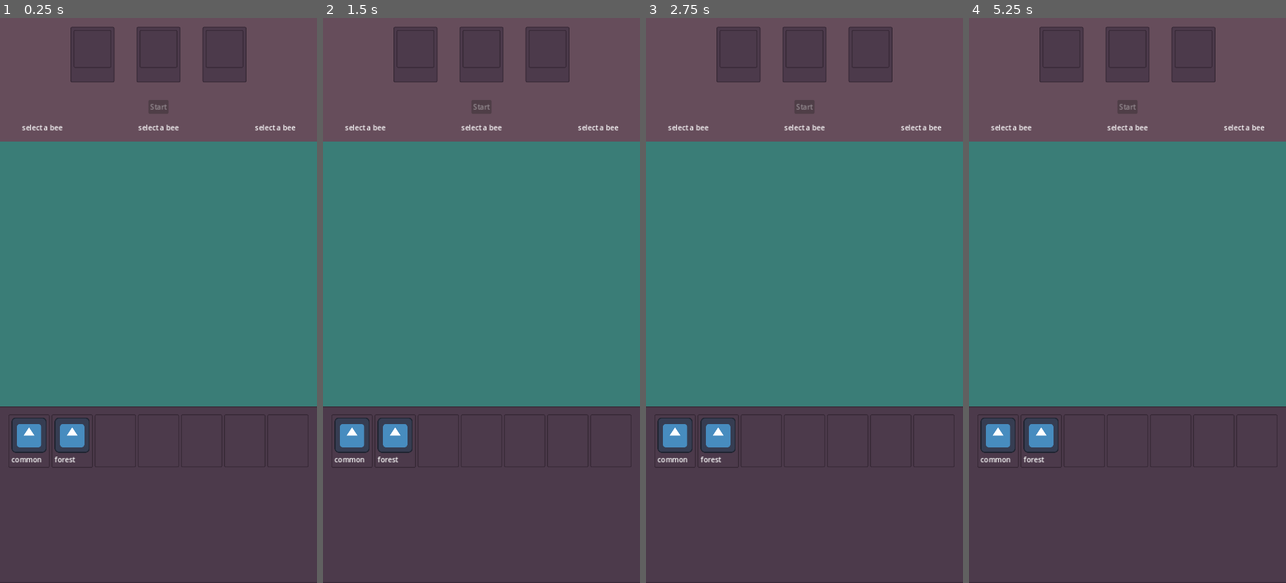
Above: before the commit, frames 1-4 (left to right).
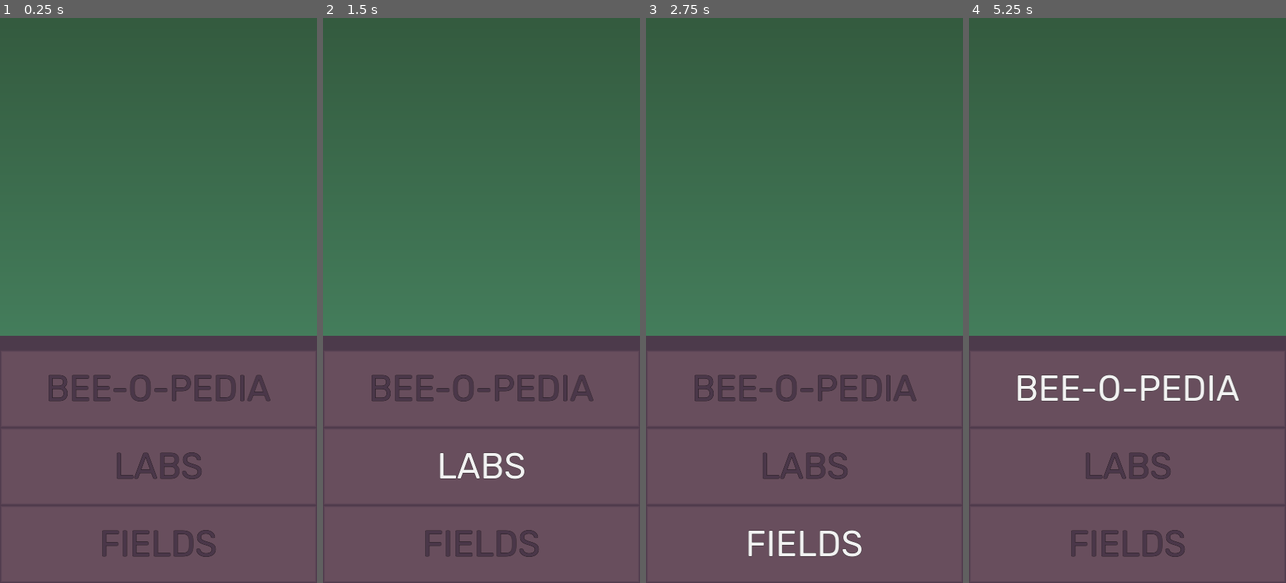
Above: after the commit, the same moments.

Repository: lesteenman/project-bees
Game: Godot game, scene res://game/scenes/main.tscn
The game is run twice, just before and just after one commit, with the same random seed, the same clock (stepped at 60 frames per second) and the same inputs.
Inputs (mouse positions are in pixels of both pictures, inside the frame that each line leads up to):
- Up to frame 1 (0.25 s): no input
- Up to frame 2 (1.5 s): click (481, 390) at 0.5 s, where only the run after the commit has a clickable "BEE-O-PEDIA"; click (481, 464) at 1.25 s, where only the run after the commit has a clickable "LABS"
- Up to frame 3 (2.75 s): click (804, 543) at 2 s, where only the run after the commit has a clickable "FIELDS"
- Up to frame 4 (5.25 s): click (1127, 390) at 2.75 s, where only the run after the commit has a clickable "BEE-O-PEDIA"; click (1127, 464) at 3.5 s, where only the run after the commit has a clickable "LABS"; click (1127, 543) at 4.25 s, where only the run after the commit has a clickable "FIELDS"; click (1127, 390) at 5 s, where only the run after the commit has a clickable "BEE-O-PEDIA"

The runs differ from the first frame. In frame 1, 97% of the frame differs, in the area x 0-100%, y 0-100%; in frame 2, 97%; in frame 3, 97%; in frame 4, 97%.

Commit message:
Basic main menu, very simplistic bee sprites

Diff:
--- /dev/null
+++ b/game/assets/styles/base_theme.tres
@@ -0,0 +1,6 @@
+[gd_resource type="Theme" load_steps=2 format=3 uid="uid://d15kfcgl26a1r"]
+
+[ext_resource type="FontFile" uid="uid://cqbefwn67lb7a" path="res://game/assets/fonts/Rubik-Regular.ttf" id="1_4ofj0"]
+
+[resource]
+Button/fonts/font = ExtResource("1_4ofj0")
--- /dev/null
+++ b/game/assets/styles/main_menu_button_panel.tres
@@ -0,0 +1,13 @@
+[gd_resource type="StyleBoxFlat" format=3 uid="uid://b4jaodinptk7b"]
+
+[resource]
+content_margin_top = 40.0
+content_margin_bottom = 40.0
+bg_color = Color(0.407843, 0.305882, 0.364706, 1)
+border_width_left = 5
+border_width_top = 5
+border_width_right = 5
+border_width_bottom = 5
+border_color = Color(0.290196, 0.215686, 0.286275, 1)
+border_blend = true
+anti_aliasing = false
--- /dev/null
+++ b/game/assets/styles/main_menu_buttons.tres
@@ -0,0 +1,15 @@
+[gd_resource type="Theme" load_steps=3 format=3 uid="uid://dti8rlkl30lkp"]
+
+[ext_resource type="FontFile" uid="uid://cqbefwn67lb7a" path="res://game/assets/fonts/Rubik-Regular.ttf" id="1_cnajo"]
+[ext_resource type="StyleBox" uid="uid://b4jaodinptk7b" path="res://game/assets/styles/main_menu_button_panel.tres" id="2_mr7pd"]
+
+[resource]
+default_font_size = 80
+Button/colors/font_color = Color(0.290196, 0.215686, 0.286275, 1)
+Button/colors/font_outline_color = Color(0, 0, 0, 1)
+Button/constants/outline_size = 2
+Button/fonts/font = ExtResource("1_cnajo")
+Button/styles/focus = ExtResource("2_mr7pd")
+Button/styles/hover = ExtResource("2_mr7pd")
+Button/styles/normal = ExtResource("2_mr7pd")
+Button/styles/pressed = ExtResource("2_mr7pd")
--- /dev/null
+++ b/game/scenes/bee.gd
@@ -0,0 +1,49 @@
+extends CenterContainer
+
+@onready var texture_head_outline: TextureRect = %HeadOutline
+@onready var texture_body_outline: TextureRect = %BodyOutline
+@onready var texture_wings_outline: TextureRect = %WingsOutline
+@onready var texture_color_1: TextureRect = %Color1
+@onready var texture_color_2: TextureRect = %Color2
+@onready var crown: TextureRect = %Crown
+
+
+@export var color_1: Color:
+	set(value):
+		color_1 = value
+		if not is_node_ready():
+			await ready
+
+		update_sprite()
+
+@export var color_2: Color:
+	set(value):
+		color_2 = value
+		if not is_node_ready():
+			await ready
+
+		update_sprite()
+
+@export var color_outline: Color:
+	set(value):
+		color_outline = value
+		if not is_node_ready():
+			await ready
+
+		update_sprite()
+
+@export var show_crown: bool:
+	set(value):
+		show_crown = value
+		if not is_node_ready():
+			await ready
+
+		update_sprite()
+
+func update_sprite():
+	texture_body_outline.modulate = color_outline
+	texture_head_outline.modulate = color_outline
+	texture_wings_outline.modulate = color_outline
+	texture_color_1.modulate = color_1
+	texture_color_2.modulate = color_2
+	crown.modulate = Color(1, 1, 1, 1) if show_crown else Color(1, 1, 1, 0)
--- /dev/null
+++ b/game/scenes/bee.tscn
@@ -0,0 +1,53 @@
+[gd_scene load_steps=10 format=3 uid="uid://dr7cgc0643w3o"]
+
+[ext_resource type="Script" path="res://game/scenes/bee.gd" id="1_iqxjb"]
+[ext_resource type="Texture2D" uid="uid://3p1ry810rlfd" path="res://game/assets/bees/sample/outline_body.png" id="1_s3gky"]
+[ext_resource type="Texture2D" uid="uid://cg1tw1yheshty" path="res://game/assets/bees/sample/outline_head.png" id="2_de02u"]
+[ext_resource type="Texture2D" uid="uid://qtibrlo1am4t" path="res://game/assets/bees/sample/color_1.png" id="4_akhes"]
+[ext_resource type="Texture2D" uid="uid://bm781415jhj4x" path="res://game/assets/bees/sample/outline_wings.png" id="4_j6leu"]
+[ext_resource type="Texture2D" uid="uid://cxvs3sehct8wf" path="res://game/assets/bees/sample/color_2.png" id="5_svufa"]
+[ext_resource type="Texture2D" uid="uid://cp1qhimbdjptw" path="res://game/assets/bees/sample/wings.png" id="7_vqx4m"]
+[ext_resource type="Texture2D" uid="uid://ctng0v682noi8" path="res://game/assets/bees/sample/legs.png" id="8_a2mja"]
+[ext_resource type="Texture2D" uid="uid://dpfodsdt0vgkv" path="res://game/assets/bees/sample/crown.png" id="9_11ycf"]
+
+[node name="Bee" type="CenterContainer"]
+custom_minimum_size = Vector2(64, 64)
+script = ExtResource("1_iqxjb")
+
+[node name="BodyOutline" type="TextureRect" parent="."]
+unique_name_in_owner = true
+layout_mode = 2
+texture = ExtResource("1_s3gky")
+
+[node name="HeadOutline" type="TextureRect" parent="."]
+unique_name_in_owner = true
+layout_mode = 2
+texture = ExtResource("2_de02u")
+
+[node name="WingsOutline" type="TextureRect" parent="."]
+unique_name_in_owner = true
+layout_mode = 2
+texture = ExtResource("4_j6leu")
+
+[node name="Color1" type="TextureRect" parent="."]
+unique_name_in_owner = true
+layout_mode = 2
+texture = ExtResource("4_akhes")
+
+[node name="Color2" type="TextureRect" parent="."]
+unique_name_in_owner = true
+layout_mode = 2
+texture = ExtResource("5_svufa")
+
+[node name="Wings" type="TextureRect" parent="."]
+layout_mode = 2
+texture = ExtResource("7_vqx4m")
+
+[node name="Legs" type="TextureRect" parent="."]
+layout_mode = 2
+texture = ExtResource("8_a2mja")
+
+[node name="Crown" type="TextureRect" parent="."]
+unique_name_in_owner = true
+layout_mode = 2
+texture = ExtResource("9_11ycf")
--- a/game/scenes/lab/BeeLab.gd
+++ b/game/scenes/lab/BeeLab.gd
@@ -17,9 +17,9 @@
 var inventory_handler
 
 @onready var start_button: Button = %StartButton
-@onready var bee_slot_1: PanelContainer = %BeeSlot1
-@onready var bee_slot_result: PanelContainer = %BeeSlotResult
-@onready var bee_slot_2: PanelContainer = %BeeSlot2
+@onready var bee_slot_1: Container = %BeeSlot1
+@onready var bee_slot_result: Container = %BeeSlotResult
+@onready var bee_slot_2: Container = %BeeSlot2
 
 @onready var bee_1_details: Label = %Bee1Details
 @onready var bee_2_details: Label = %Bee2Details
--- a/game/scenes/lab/BeeSlot.tscn
+++ b/game/scenes/lab/BeeSlot.tscn
@@ -3,11 +3,10 @@
 [ext_resource type="StyleBox" uid="uid://blbrn3ysdnjqv" path="res://game/assets/styles/BorderedLightWood.tres" id="1_bb4s3"]
 [ext_resource type="Script" path="res://game/scenes/storage/InventorySlot.gd" id="2_vfsag"]
 
-[node name="BeeSlot" type="PanelContainer"]
+[node name="BeeSlot" type="MarginContainer"]
 custom_minimum_size = Vector2(80, 80)
 size_flags_horizontal = 4
 size_flags_vertical = 4
-theme_override_styles/panel = ExtResource("1_bb4s3")
 script = ExtResource("2_vfsag")
 metadata/_edit_group_ = true
 
@@ -41,5 +40,3 @@
 [node name="BeeLabel" type="Label" parent="MarginContainer/VBoxContainer"]
 unique_name_in_owner = true
 layout_mode = 2
-
-[connection signal="gui_input" from="MarginContainer" to="." method="_on_margin_container_gui_input"]
--- a/game/scenes/main.gd
+++ b/game/scenes/main.gd
@@ -1,7 +1,10 @@
 extends Control
 
-@onready var bee_lab: PanelContainer = $BeeLab
-@onready var bee_inventory: PanelContainer = %BeeInventory
+@onready var bee_lab = %BeeLab
+@onready var bee_inventory = %BeeInventory
+@onready var lab_control: VBoxContainer = %LabControl
+@onready var main_menu: VBoxContainer = %MainMenu
+
 
 func _ready():
 	var beelab = BeeLabModel.new()
--- a/game/scenes/main.tscn
+++ b/game/scenes/main.tscn
@@ -1,8 +1,17 @@
-[gd_scene load_steps=4 format=3 uid="uid://ciud1r0307wkl"]
+[gd_scene load_steps=8 format=3 uid="uid://ciud1r0307wkl"]
 
+[ext_resource type="Theme" uid="uid://d15kfcgl26a1r" path="res://game/assets/styles/base_theme.tres" id="1_210bq"]
 [ext_resource type="Script" path="res://game/scenes/main.gd" id="1_s6oc8"]
 [ext_resource type="PackedScene" uid="uid://bvaf4sqv7dbss" path="res://game/scenes/lab/BeeLab.tscn" id="2_vhan4"]
 [ext_resource type="PackedScene" uid="uid://c5dqyx3hdxujr" path="res://game/scenes/storage/BeeInventory.tscn" id="3_cwqui"]
+[ext_resource type="Theme" uid="uid://dti8rlkl30lkp" path="res://game/assets/styles/main_menu_buttons.tres" id="5_6n0qg"]
+
+[sub_resource type="Gradient" id="Gradient_wlo3x"]
+offsets = PackedFloat32Array(0, 0.99763)
+colors = PackedColorArray(0.203922, 0.356863, 0.247059, 1, 0.317647, 0.596078, 0.447059, 1)
+
+[sub_resource type="GradientTexture1D" id="GradientTexture1D_tj41y"]
+gradient = SubResource("Gradient_wlo3x")
 
 [node name="Control" type="Control"]
 layout_mode = 3
@@ -11,25 +20,53 @@
 anchor_bottom = 1.0
 grow_horizontal = 2
 grow_vertical = 2
+theme = ExtResource("1_210bq")
 script = ExtResource("1_s6oc8")
 
-[node name="ColorRect" type="ColorRect" parent="."]
+[node name="Background" type="TextureRect" parent="."]
 layout_mode = 1
 anchors_preset = 15
 anchor_right = 1.0
 anchor_bottom = 1.0
+offset_left = 720.0
+offset_right = 1280.0
+offset_bottom = -560.0
 grow_horizontal = 2
 grow_vertical = 2
-color = Color(0.227451, 0.490196, 0.466667, 1)
+rotation = 1.5708
+texture = SubResource("GradientTexture1D_tj41y")
 
-[node name="BeeLab" parent="." instance=ExtResource("2_vhan4")]
+[node name="LabControl" type="VBoxContainer" parent="."]
+unique_name_in_owner = true
+layout_mode = 1
+anchors_preset = -1
+anchor_right = 0.079
+anchor_bottom = 0.047
+offset_left = 782.0
+offset_top = 2.0
+offset_right = 1269.12
+offset_bottom = 626.84
+metadata/_edit_group_ = true
+
+[node name="BeeLab" parent="LabControl" instance=ExtResource("2_vhan4")]
+unique_name_in_owner = true
 layout_mode = 2
-offset_right = 720.0
-offset_bottom = 218.0
 
-[node name="ScrollContainer" type="ScrollContainer" parent="."]
+[node name="ScrollContainer" type="ScrollContainer" parent="LabControl"]
 clip_contents = false
 custom_minimum_size = Vector2(2.08165e-12, 400)
+layout_mode = 2
+size_flags_vertical = 0
+horizontal_scroll_mode = 0
+
+[node name="BeeInventory" parent="LabControl/ScrollContainer" instance=ExtResource("3_cwqui")]
+unique_name_in_owner = true
+layout_mode = 2
+size_flags_horizontal = 3
+size_flags_vertical = 3
+
+[node name="MainMenu" type="VBoxContainer" parent="."]
+unique_name_in_owner = true
 layout_mode = 1
 anchors_preset = 12
 anchor_top = 1.0
@@ -37,11 +74,24 @@
 anchor_bottom = 1.0
 grow_horizontal = 2
 grow_vertical = 0
-size_flags_vertical = 0
-horizontal_scroll_mode = 0
+theme_override_constants/separation = 0
 
-[node name="BeeInventory" parent="ScrollContainer" instance=ExtResource("3_cwqui")]
-unique_name_in_owner = true
+[node name="ColorRect" type="ColorRect" parent="MainMenu"]
+custom_minimum_size = Vector2(2.08165e-12, 32)
 layout_mode = 2
-size_flags_horizontal = 3
-size_flags_vertical = 3
+color = Color(0.298039, 0.227451, 0.294118, 1)
+
+[node name="Beeopedia" type="Button" parent="MainMenu"]
+layout_mode = 2
+theme = ExtResource("5_6n0qg")
+text = "BEE-O-PEDIA"
+
+[node name="Labs" type="Button" parent="MainMenu"]
+layout_mode = 2
+theme = ExtResource("5_6n0qg")
+text = "LABS"
+
+[node name="Fields" type="Button" parent="MainMenu"]
+layout_mode = 2
+theme = ExtResource("5_6n0qg")
+text = "FIELDS"
--- a/game/scenes/storage/InventorySlot.gd
+++ b/game/scenes/storage/InventorySlot.gd
@@ -1,4 +1,4 @@
-extends PanelContainer
+extends MarginContainer
 
 var dragging_bee: Bee = null
 
--- a/game/scenes/storage/InventorySlot.tscn
+++ b/game/scenes/storage/InventorySlot.tscn
@@ -1,37 +1,35 @@
 [gd_scene load_steps=3 format=3 uid="uid://ogiuricsrl57"]
 
-[ext_resource type="StyleBox" uid="uid://blbrn3ysdnjqv" path="res://game/assets/styles/BorderedLightWood.tres" id="1_7lki2"]
 [ext_resource type="Script" path="res://game/scenes/storage/InventorySlot.gd" id="2_b3cew"]
+[ext_resource type="Texture2D" uid="uid://dwxyv17028oi3" path="res://game/assets/inventory_slot.png" id="3_dtn6a"]
 
-[node name="InventorySlot" type="PanelContainer"]
+[node name="InventorySlot" type="MarginContainer"]
 custom_minimum_size = Vector2(80, 80)
 offset_right = 80.0
 offset_bottom = 80.0
 size_flags_horizontal = 2
 size_flags_vertical = 0
-theme_override_styles/panel = ExtResource("1_7lki2")
 script = ExtResource("2_b3cew")
 metadata/_edit_group_ = true
 
-[node name="MarginContainer" type="MarginContainer" parent="."]
-layout_mode = 2
-mouse_filter = 2
-theme_override_constants/margin_left = 4
-theme_override_constants/margin_top = 4
-theme_override_constants/margin_right = 4
-theme_override_constants/margin_bottom = 4
-
-[node name="VBoxContainer" type="VBoxContainer" parent="MarginContainer"]
+[node name="VBoxContainer" type="VBoxContainer" parent="."]
 layout_mode = 2
 mouse_filter = 2
 
-[node name="BeeTexture" type="TextureRect" parent="MarginContainer/VBoxContainer"]
+[node name="CenterContainer" type="CenterContainer" parent="VBoxContainer"]
+layout_mode = 2
+
+[node name="BeeTexture" type="TextureRect" parent="VBoxContainer/CenterContainer"]
 unique_name_in_owner = true
 custom_minimum_size = Vector2(80, 80)
 layout_mode = 2
 mouse_filter = 2
 expand_mode = 1
 
-[node name="BeeLabel" type="Label" parent="MarginContainer/VBoxContainer"]
+[node name="InventorySlot" type="TextureRect" parent="VBoxContainer/CenterContainer"]
+layout_mode = 2
+texture = ExtResource("3_dtn6a")
+
+[node name="BeeLabel" type="Label" parent="VBoxContainer"]
 unique_name_in_owner = true
 layout_mode = 2
Binary file added: game/assets/bees/sample/color_1.png
Not shown, added: game/assets/bees/sample/color_1.png.import
Binary file added: game/assets/bees/sample/color_2.png
Not shown, added: game/assets/bees/sample/color_2.png.import
Binary file added: game/assets/bees/sample/crown.png
Not shown, added: game/assets/bees/sample/crown.png.import
Binary file added: game/assets/bees/sample/legs.png
Not shown, added: game/assets/bees/sample/legs.png.import
Binary file added: game/assets/bees/sample/outline_body.png
Not shown, added: game/assets/bees/sample/outline_body.png.import
Binary file added: game/assets/bees/sample/outline_head.png
Not shown, added: game/assets/bees/sample/outline_head.png.import
(and 36 more such lines)
